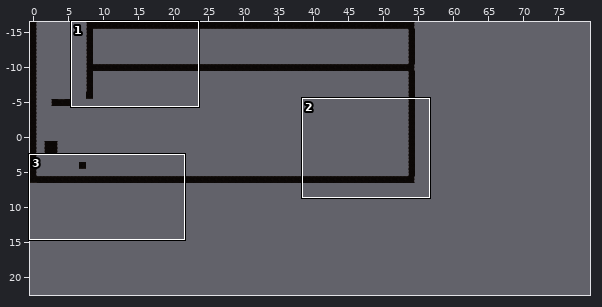
Tiled map, stored at Assets/Tiled/Tilemap/256TestMap.tmx. Above, an overview of the earlier version with the close-up marked.
Close-up. Earlier state:
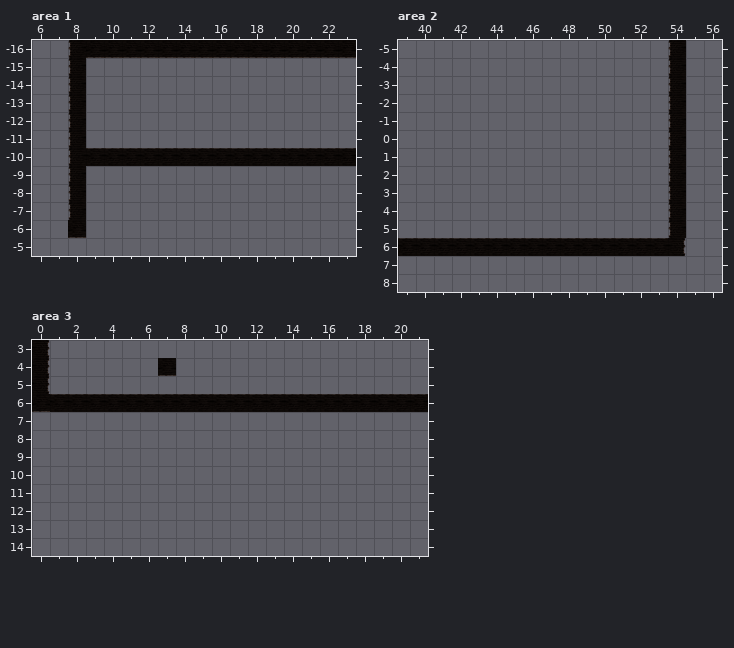
Cells are 256x256 px. Shown: area 1 x 6..23, y -16..-5; area 2 x 39..56, y -5..8; area 3 x 0..21, y 3..14. The commit also changed other parts of the map, which this record leaves out.
After:
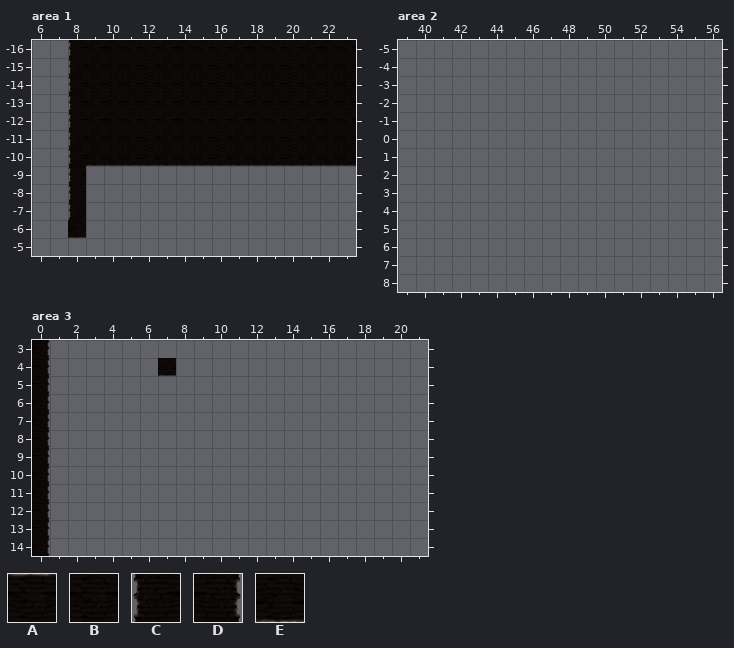
Key: from "Level1 Tileset": A 0, B 8, C 9, D 10, E 16.
_ is an empty cell.
The exact change:
Layer "Level1", area 1:
y -16: x 9..23 EEEEEEEEEEEEEEE -> BBBBBBBBBBBBBBB
y -15..-11: x 9..23 _______________ -> BBBBBBBBBBBBBBB
y -10: x 9..23 AAAAAAAAAAAAAAA -> EEEEEEEEEEEEEEE
Layer "Level1", area 2:
y -5..5: x 54 C -> _
y 6: x 39..54 AAAAAAAAAAAAAAAD -> ________________
Layer "Level1", area 3:
y 6: x 0..21 EAAAAAAAAAAAAAAAAAAAAA -> D_____________________
y 7..14: x 0 _ -> D
